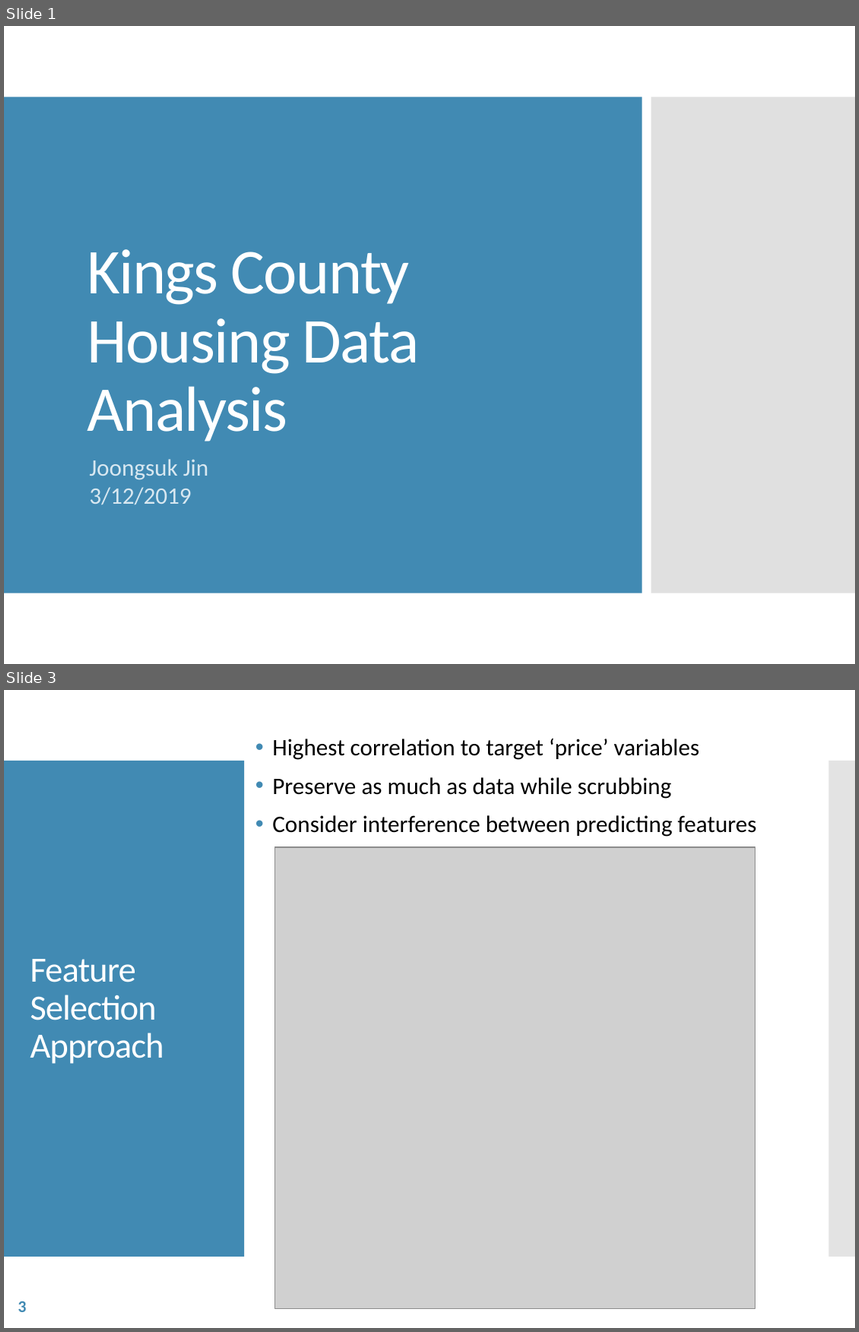
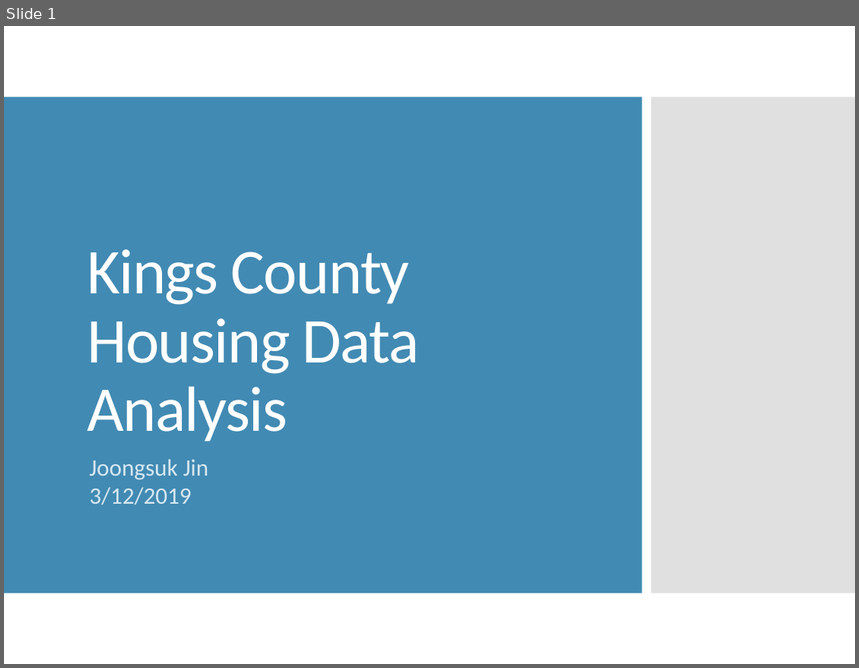
Before and after one commit to joongsukjin/dsc-1-final-project-online-ds-pt-100118, a slide deck: Project 1 Presentation.pptx. Shown one above the other, each under a label of ours: slides 1 and 3 before the commit, slide 1 after it; the slides between them are not shown. The pictures are 859x1332 and 859x668 pixels, drawn with LibreOffice and Linux fonts; fonts in the diff are those of the drawing; grey boxes stand for pictures. Boxes give left, top, right and bottom in pixels: in the first picture for what was removed or moved away, otherwise in the second. Text is boxed around its words. In the diff, an @@ line names an element or a change of style, - is before the commit and + after.

```diff
--- a/Project 1 Presentation.pptx
+++ b/Project 1 Presentation.pptx
@@ slide 3 removed at (x1=4, y1=690, x2=855, y2=1328), background #FFFFFF @@
@@ text removed at (x1=272, y1=739, x2=757, y2=837) @@
-• Highest correlation to target ‘price’ variables
-• Preserve as much as data while scrubbing
-• Consider interference between predicting features
@@ rectangle removed at (x1=4, y1=761, x2=244, y2=1257) @@
@@ rectangle removed at (x1=829, y1=761, x2=855, y2=1257) @@
@@ picture removed at (x1=275, y1=847, x2=755, y2=1309) @@
@@ title removed at (x1=30, y1=959, x2=164, y2=1064) @@
-Feature Selection Approach
@@ page number removed at (x1=18, y1=1301, x2=26, y2=1312) @@
-3
```
Also in this commit, not shown: 3 slides changed, 1 slide added, 1 other slide removed, 1 other file.
